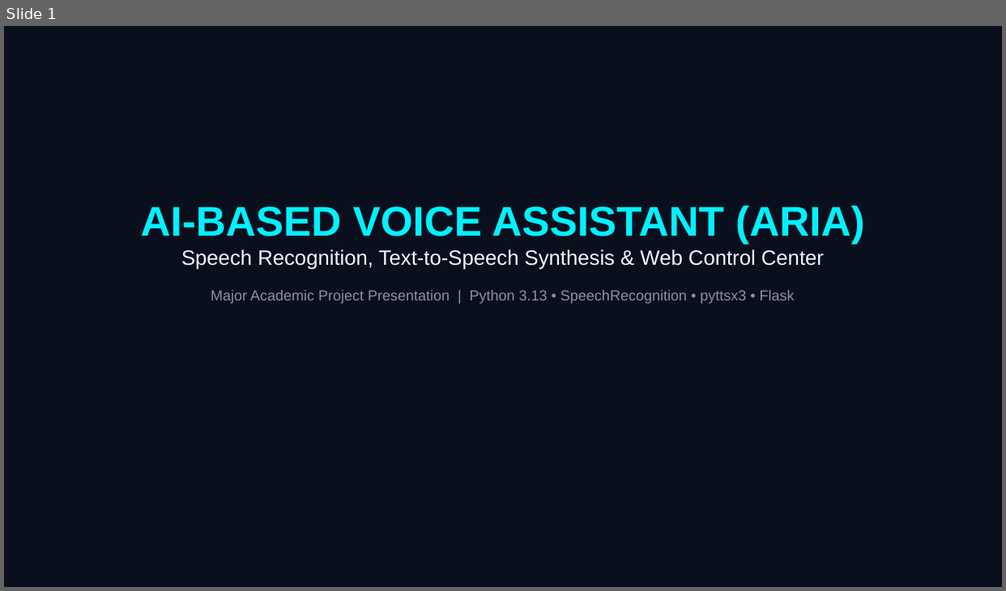
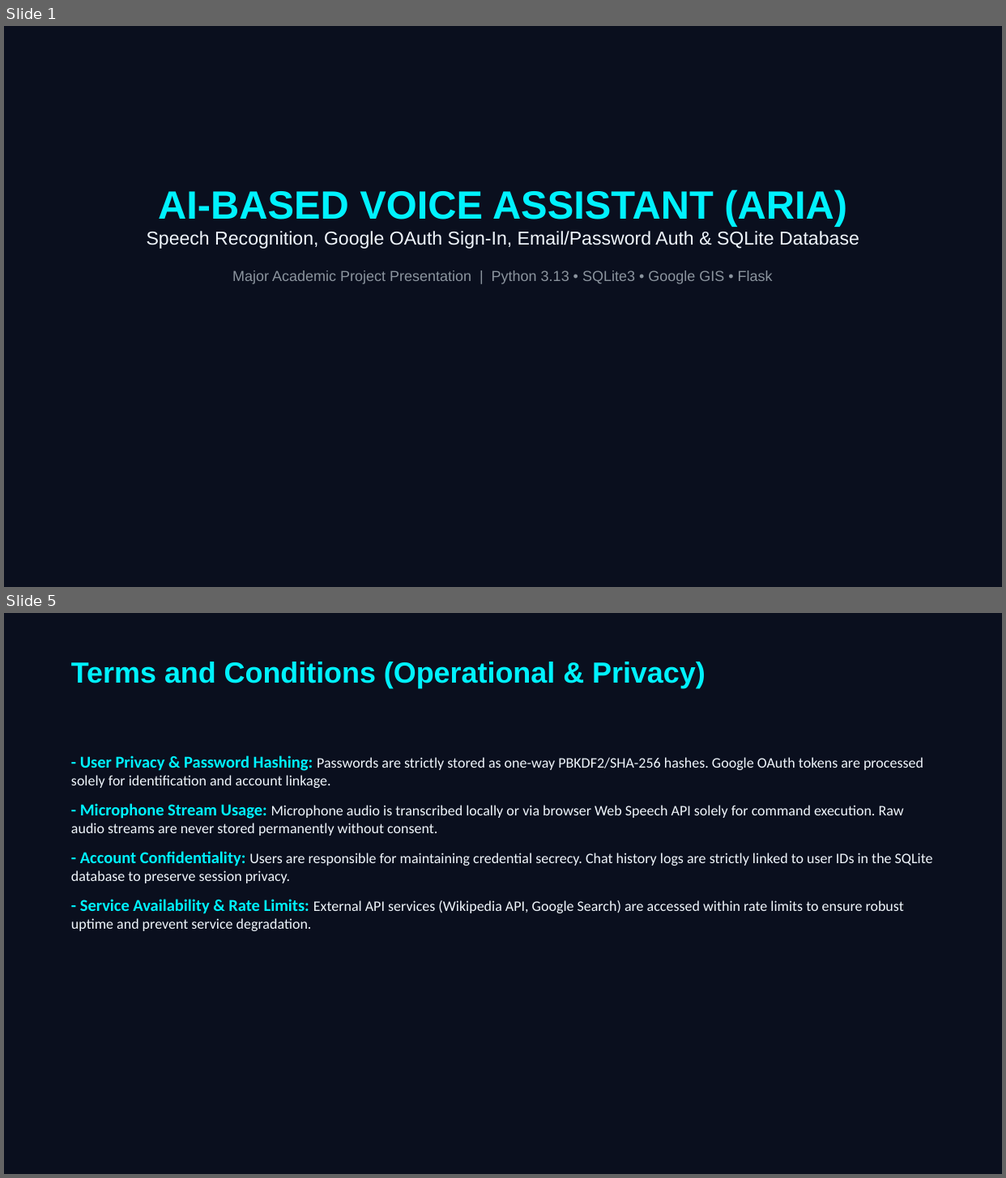
Before and after one commit to Vignesh170000/majorproject_vignesh, a slide deck: AI_Voice_Assistant_Presentation.pptx. Shown one above the other, each under a label of ours: slide 1 before the commit, slides 1 and 5 after it; the slides between them are not shown. The pictures are 1006x591 and 1006x1178 pixels, drawn with LibreOffice and Linux fonts; fonts in the diff are those of the drawing. Boxes give left, top, right and bottom in pixels: in the first picture for what was removed or moved away, otherwise in the second. Text is boxed around its words. In the diff, an @@ line names an element or a change of style, - is before the commit and + after.

Commit message:
docs: update documentation, PPT presentation, terms & conditions, and error rectification details

```diff
--- a/AI_Voice_Assistant_Presentation.pptx
+++ b/AI_Voice_Assistant_Presentation.pptx
@@ slide 5 added at (4, 613, 1002, 1174), background #FFFFFF @@
@@ rectangle added at (4, 613, 1002, 1174), fill #0A0F1E @@
@@ text added at (71, 662, 705, 688), 28 pt, text #00F2FE, bold @@
+Terms and Conditions (Operational & Privacy)
@@ text added at (71, 756, 933, 931), 14 pt, text #F0F6FC @@
+- User Privacy & Password Hashing: Passwords are strictly stored as one-way PBKDF2/SHA-256 hashes. Google OAuth tokens are processed solely for identification and account linkage.
+- Microphone Stream Usage: Microphone audio is transcribed locally or via browser Web Speech API solely for command execution. Raw audio streams are never stored permanently without consent.
+- Account Confidentiality: Users are responsible for maintaining credential secrecy. Chat history logs are strictly linked to user IDs in the SQLite database to preserve session privacy.
+- Service Availability & Rate Limits: External API services (Wikipedia API, Google Search) are accessed within rate limits to ensure robust uptime and prevent service degradation.
@@ slide 1 changed as well @@
@@ text "AI-BASED VOICE ASSISTANT (ARIA)": place and size @@
-text "AI-BASED VOICE ASSISTANT (ARIA)" at (141, 205, 864, 304)
+text "AI-BASED VOICE ASSISTANT (ARIA)" at (147, 190, 859, 284)
@@ text at (158, 190, 847, 226): size 40 to 38 pt in "AI-BASED VOICE ASSISTANT (ARIA)" @@
@@ text at (147, 231, 859, 284): text changed; size 14 to 18 pt; text colour #8B949E to #F0F6FC @@
-Speech Recognition, Text-to-Speech Synthesis & Web Control Center
-Major Academic Project Presentation | Python 3.13 • SpeechRecognition • pyttsx3 • Flask
+Speech Recognition, Google OAuth Sign-In, Email/Password Auth & SQLite Database
+Major Academic Project Presentation | Python 3.13 • SQLite3 • Google GIS • Flask
```
Also in this commit, not shown: 4 other slides changed, 3 other slides added, 5 slides removed, 4 other files.
